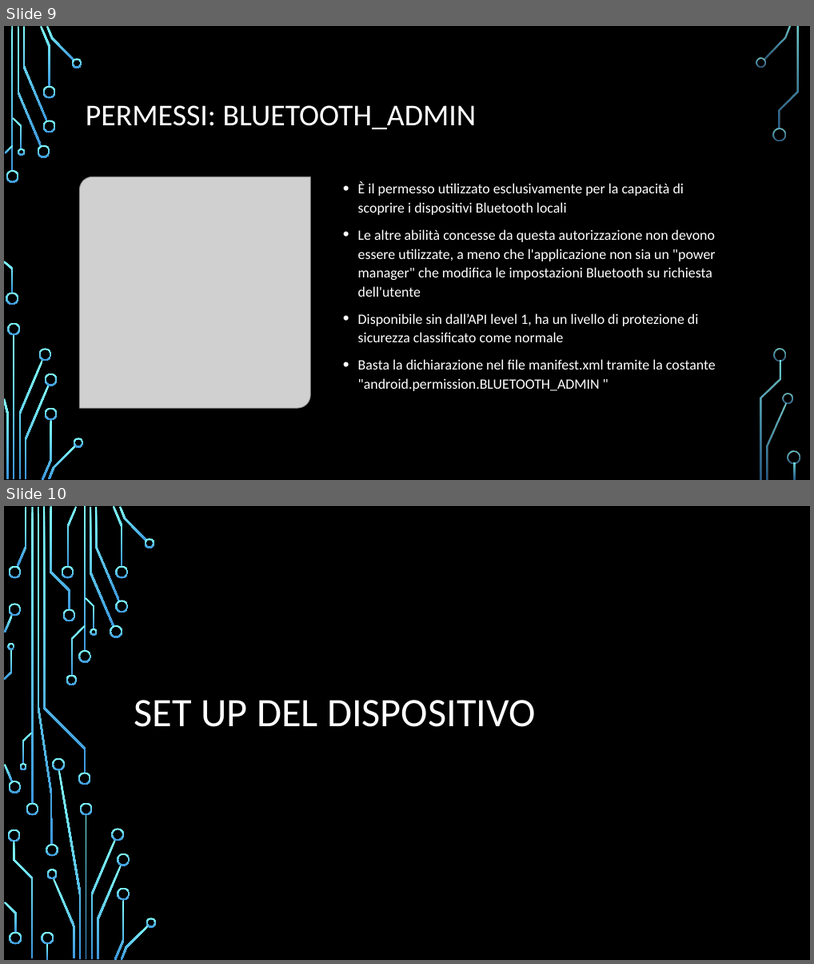
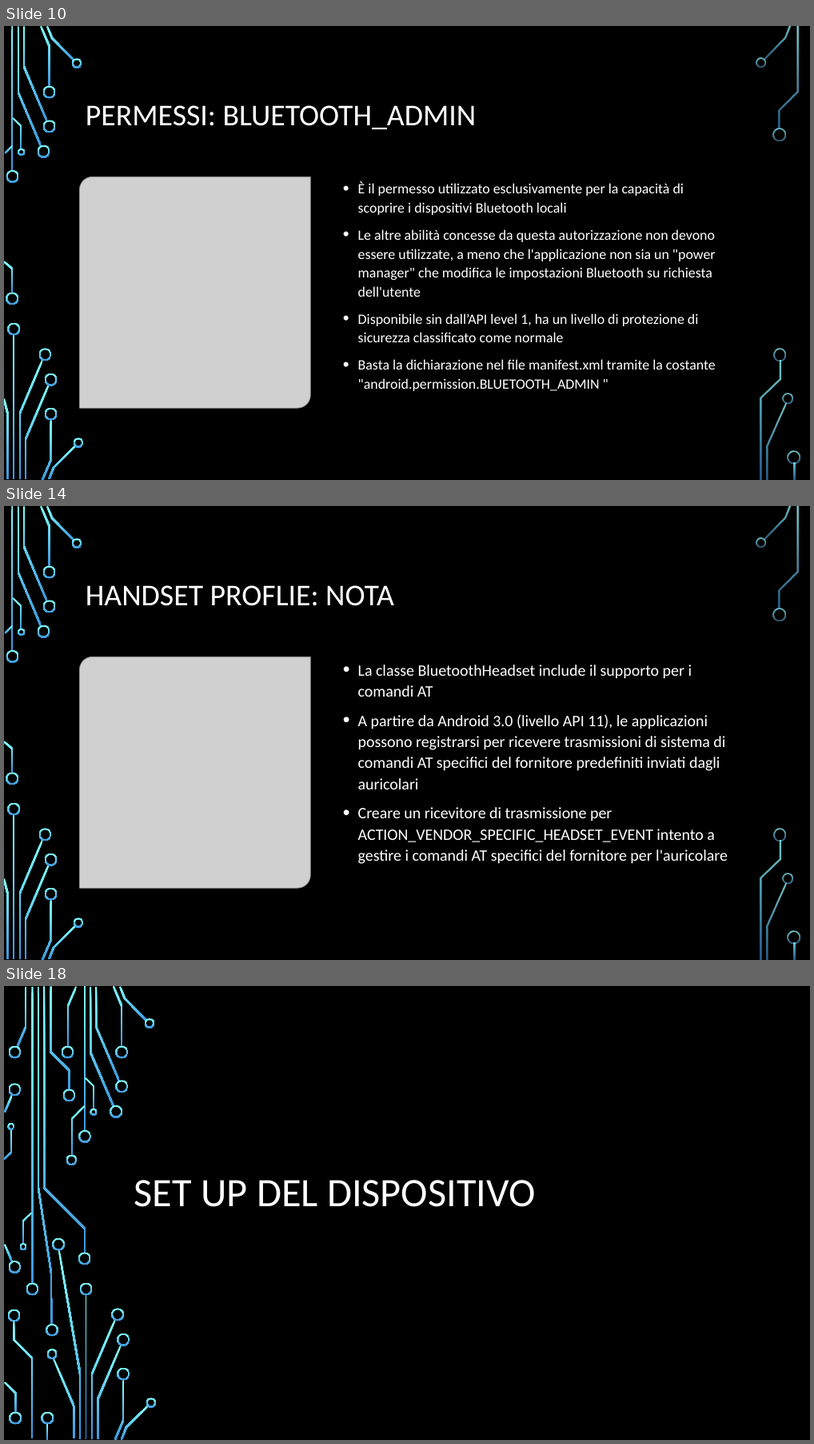
Before and after one commit to FNX-hub/ProgettoMP, a slide deck: Bluetooth.pptx. Shown one above the other, each under a label of ours: slides 9 and 10 before the commit, slides 10, 14 and 18 after it; the slides between them are not shown. The pictures are 814x964 and 814x1444 pixels, drawn with LibreOffice and Linux fonts; fonts in the diff are those of the drawing; grey boxes stand for pictures; background and template pictures are left out. Boxes give left, top, right and bottom in pixels: in the first picture for what was removed or moved away, otherwise in the second. Text is boxed around its words. In the diff, an @@ line names an element or a change of style, - is before the commit and + after.

```diff
--- a/Bluetooth.pptx
+++ b/Bluetooth.pptx
@@ slide 14 added at (x1=4, y1=506, x2=810, y2=960), background picture (left out); not listed: 36 template elements that a slide beside it also shows @@
@@ title added at (x1=86, y1=585, x2=394, y2=606), 36 pt, text #FFFFFF @@
+HANDSET PROFLIE: NOTA
@@ picture added at (x1=80, y1=656, x2=310, y2=888) @@
@@ text added at (x1=358, y1=664, x2=728, y2=864), 19 pt, text #FFFFFF @@
+• La classe BluetoothHeadset include il supporto per i comandi AT
+• A partire da Android 3.0 (livello API 11), le applicazioni possono registrarsi per ricevere trasmissioni di sistema di comandi AT specifici del fornitore predefiniti inviati dagli auricolari
+• Creare un ricevitore di trasmissione per ACTION_VENDOR_SPECIFIC_HEADSET_EVENT intento a gestire i comandi AT specifici del fornitore per l'auricolare
@@ what was slide 9 is now slide 10 @@
@@ what was slide 10 is now slide 18 @@
```
Also in this commit, not shown: 1 slide changed, 10 other slides added.
